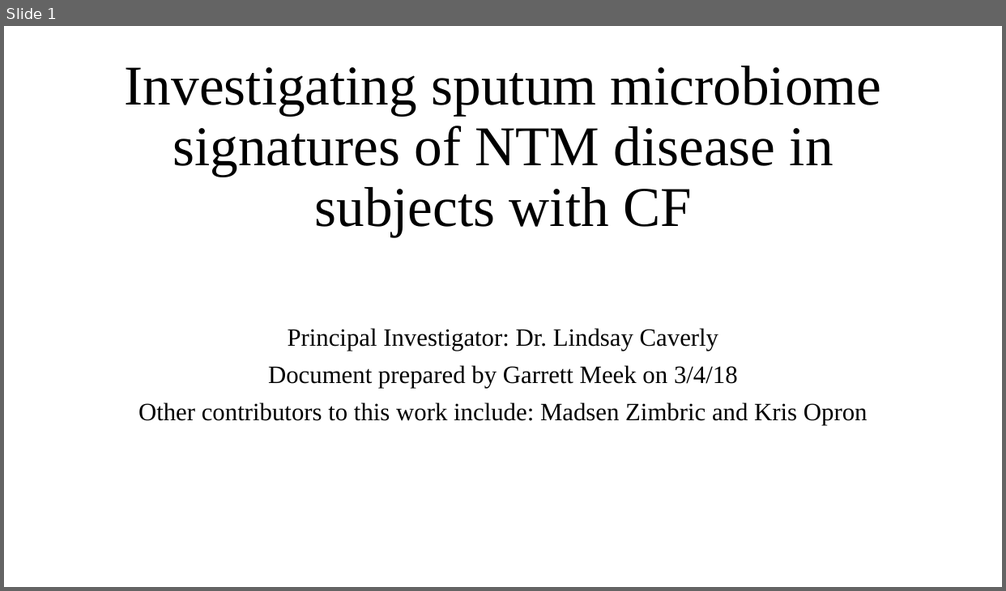
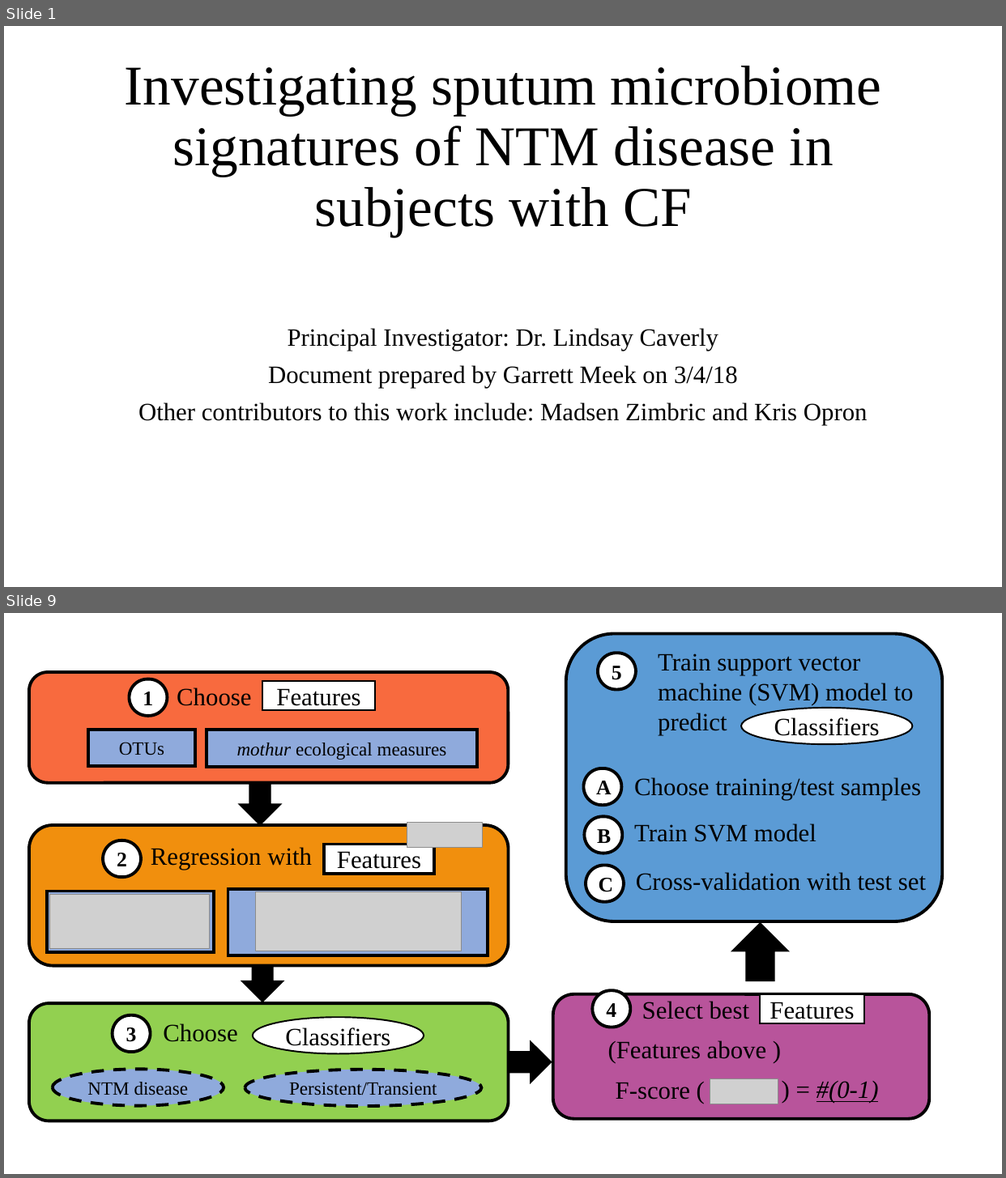
Before and after one commit to um-cf-microbiome/ml4cf, a slide deck: figures/src_files/NTM_Update_3_5_18.pptx. Shown one above the other, each under a label of ours: slide 1 before the commit, slides 1 and 9 after it; the slides between them are not shown. The pictures are 1006x591 and 1006x1178 pixels, drawn with LibreOffice and Linux fonts; fonts in the diff are those of the drawing; grey boxes stand for pictures. Boxes give left, top, right and bottom in pixels: in the first picture for what was removed or moved away, otherwise in the second. Text is boxed around its words. In the diff, an @@ line names an element or a change of style, - is before the commit and + after.

```diff
--- a/figures/src_files/NTM_Update_3_5_18.pptx
+++ b/figures/src_files/NTM_Update_3_5_18.pptx
@@ slide 9 added at (x1=4, y1=613, x2=1002, y2=1174), background #FFFFFF @@
@@ rounded rectangle added at (x1=566, y1=634, x2=943, y2=922), fill #5B9BD5, outline #000000 3 pt @@
@@ rounded rectangle added at (x1=598, y1=653, x2=636, y2=689), fill #FFFFFF, outline #000000 3 pt, 20 pt, text #000000, bold @@
+5
@@ text added at (x1=658, y1=653, x2=914, y2=735), 24 pt, text #000000 @@
+Train support vector machine (SVM) model to predict
@@ ellipse added at (x1=741, y1=708, x2=913, y2=745), fill #FFFFFF, outline #000000 1.5 pt, 24 pt, text #000000 @@
+Classifiers
@@ group added at (x1=29, y1=672, x2=509, y2=783): 3 rectangles, 2 rounded rectangles, 1 text @@
+1
+Features
+Choose
+mothur ecological measures
+OTUs
@@ right arrow added at (x1=239, y1=782, x2=281, y2=825), fill #000000, outline #000000 1 pt @@
@@ rounded rectangle added at (x1=583, y1=769, x2=621, y2=806), fill #FFFFFF, outline #000000 3 pt, 20 pt, text #000000, bold @@
+A
@@ text added at (x1=634, y1=777, x2=921, y2=800), 24 pt, text #000000 @@
+Choose training/test samples
@@ rounded rectangle added at (x1=29, y1=825, x2=509, y2=966), fill #F18F0D, outline #000000 3 pt @@
@@ picture added at (x1=407, y1=823, x2=483, y2=848) @@
@@ rounded rectangle added at (x1=584, y1=816, x2=622, y2=854), fill #FFFFFF, outline #000000 3 pt, 20 pt, text #000000, bold @@
+B
@@ text added at (x1=634, y1=824, x2=816, y2=842), 24 pt, text #000000 @@
+Train SVM model
@@ rounded rectangle added at (x1=103, y1=841, x2=141, y2=877), fill #FFFFFF, outline #000000 3 pt, 20 pt, text #000000, bold @@
+2
@@ text added at (x1=151, y1=847, x2=312, y2=870), 24 pt, text #000000 @@
+Regression with
@@ rectangle added at (x1=324, y1=845, x2=434, y2=874), fill #FFFFFF, outline #000000 3 pt, 24 pt, text #000000 @@
+Features
@@ rounded rectangle added at (x1=586, y1=865, x2=624, y2=902), fill #FFFFFF, outline #000000 3 pt, 20 pt, text #000000, bold @@
+C
@@ text added at (x1=636, y1=872, x2=926, y2=891), 24 pt, text #000000 @@
+Cross-validation with test set
@@ rectangle added at (x1=47, y1=892, x2=215, y2=952), fill #8FAADC, outline #000000 3 pt @@
@@ picture added at (x1=49, y1=895, x2=209, y2=949) @@
@@ rectangle added at (x1=228, y1=889, x2=488, y2=956), fill #8FAADC, outline #000000 3 pt @@
@@ picture added at (x1=256, y1=892, x2=462, y2=952) @@
@@ right arrow added at (x1=731, y1=923, x2=789, y2=982), fill #000000, outline #000000 1 pt @@
@@ right arrow added at (x1=241, y1=959, x2=283, y2=1003), fill #000000, outline #000000 1 pt @@
@@ group added at (x1=29, y1=1003, x2=509, y2=1122): 3 ellipses, 2 rounded rectangles, 1 text @@
+Persistent/Transient
+NTM disease
+3
+Classifiers
+Choose
@@ right arrow added at (x1=509, y1=1041, x2=552, y2=1083), fill #000000, outline #000000 1 pt @@
@@ group added at (x1=553, y1=991, x2=930, y2=1119): 4 texts, 2 rounded rectangles, 1 rectangle, 1 picture @@
+4
+Select best
+Features
+F-score (
+) = #(0-1)
+(Features above )
```
Also in this commit, not shown: 7 slides changed, 2 other slides added, 1 slide removed, 4 other files.
